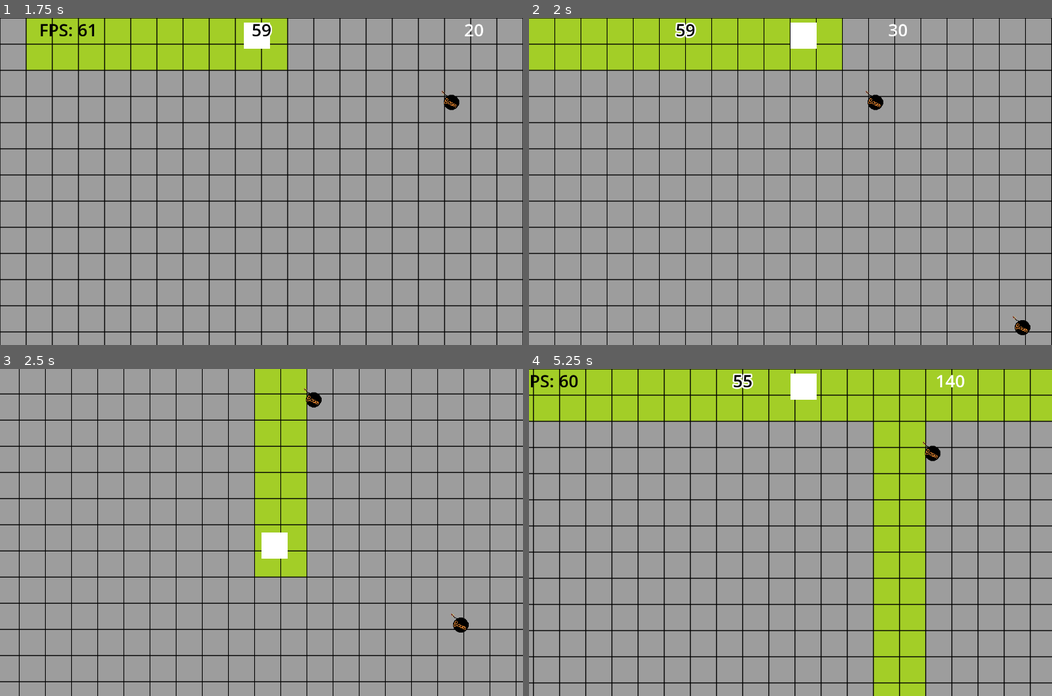
Above: before the commit, frames 1-4 (two rows, left to right).
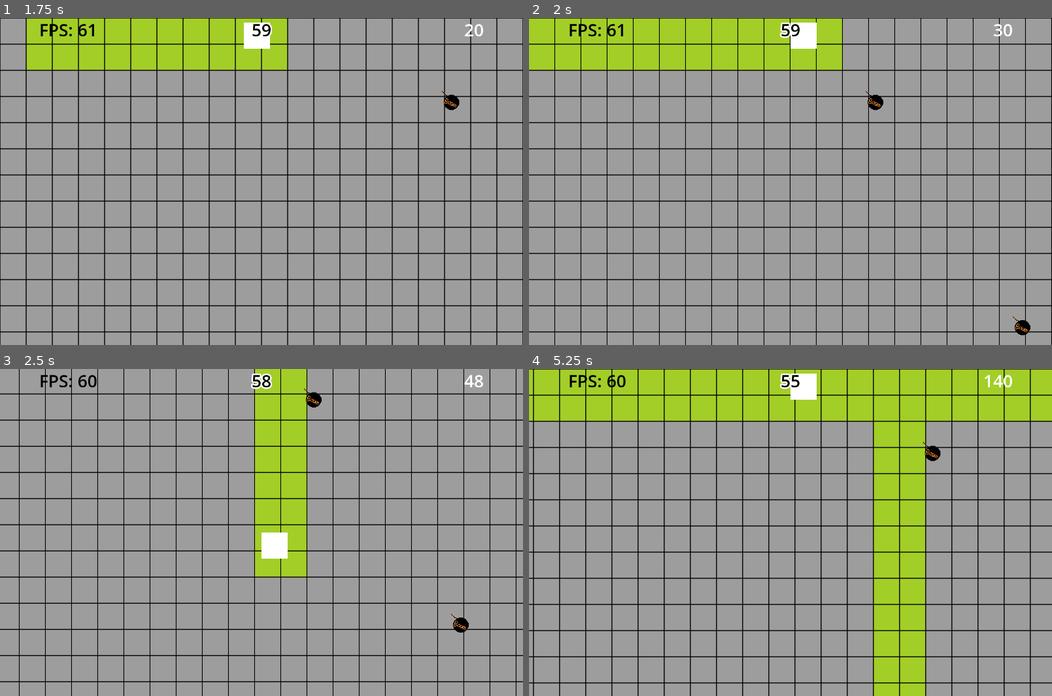
Above: after the commit, the same moments.

Repository: NIK-98/Paint_The_Ground
Game: Godot game, scene res://sceens/level.tscn
The game is run twice, just before and just after one commit, with the same random seed, the same clock (stepped at 60 frames per second) and the same inputs. This scene is started directly instead of the project's main scene.
Inputs:
- Up to frame 1 (1.75 s): click "Start Game" at 0.5 s; hold D (right) from 1.28 s (still down)
- Up to frame 2 (2 s): keep holding D (right)
- Up to frame 3 (2.5 s): release D (right) at 2.03 s; hold S (down) from 2.03 s (still down)
- Up to frame 4 (5.25 s): release S (down) at 2.78 s; hold D (right) 2.78-3.53 s; hold W (up) 3.53-4.28 s; hold A (left) from 4.28 s (still down)

Frame 1 is identical in both runs. In frame 2, 0.6% of the frame differs, in the area x 7-93%, y 1-7%; in frame 3, 0.4%; in frame 4, 0.8%, in the area x 0-93%, y 1-7%.
Error in both runs: Attempt to call function 'get_node' in base 'null instance' on a null instance. (res://scripts/player.gd:29)

Commit message:
folow vievpoint deaktiviert bei canvis layern

Diff:
--- a/sceens/level.tscn
+++ b/sceens/level.tscn
@@ -121,7 +121,6 @@
 spawn_path = NodePath("../Players")
 
 [node name="CanvasLayer" type="CanvasLayer" parent="."]
-follow_viewport_enabled = true
 
 [node name="fps" type="Label" parent="CanvasLayer"]
 offset_left = 96.0
--- a/sceens/main.tscn
+++ b/sceens/main.tscn
@@ -257,7 +257,6 @@
 layer = 3
 scale = Vector2(0.7, 0.7)
 transform = Transform2D(0.7, 0, 0, 0.7, 0, 0)
-follow_viewport_enabled = true
 
 [node name="Up" type="TouchScreenButton" parent="CanvasLayer"]
 modulate = Color(1, 1, 1, 0.521569)
--- a/sceens/player.tscn
+++ b/sceens/player.tscn
@@ -59,7 +59,6 @@
 
 [node name="CanvasLayer" type="CanvasLayer" parent="."]
 layer = 2
-follow_viewport_enabled = true
 
 [node name="Winner" type="ColorRect" parent="CanvasLayer"]
 offset_right = 1280.0
